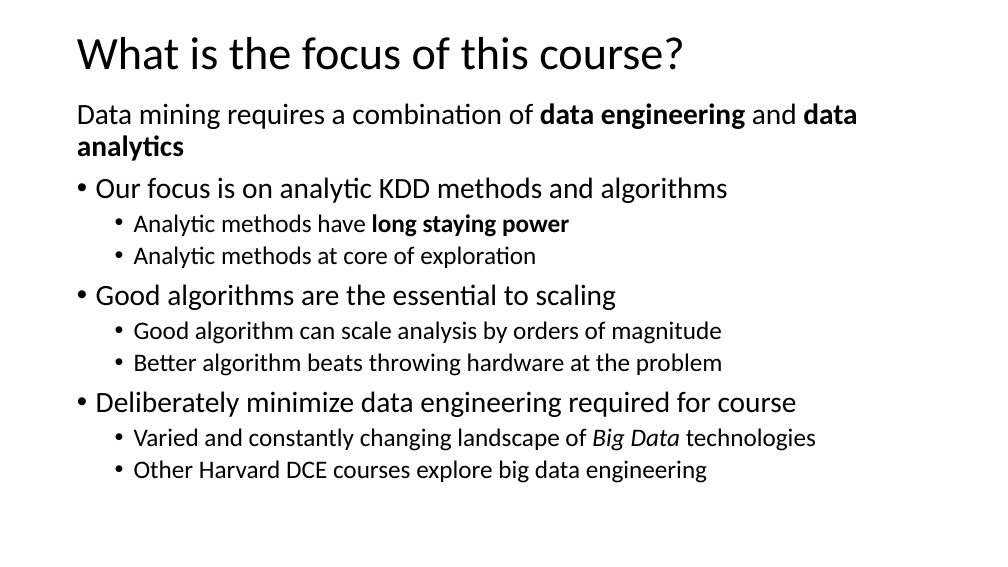
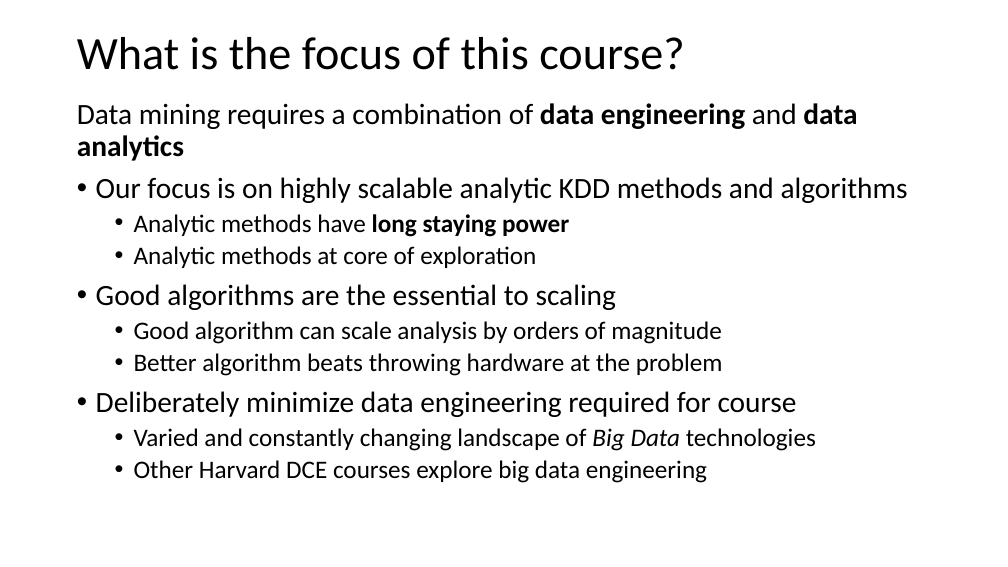
Before and after one commit to StephenElston/CSCI-E-108, a slide deck: slide 11 of slides/1_Introduction.pptx. Drawn at 1008x567 pixels with LibreOffice and Linux fonts; fonts in the diff are those of the drawing. Boxes give left, top, right and bottom in pixels: in the first picture for what was removed or moved away, otherwise in the second. Text is boxed around its words. In the diff, an @@ line names an element or a change of style, - is before the commit and + after.

```diff
--- a/slides/1_Introduction.pptx
+++ b/slides/1_Introduction.pptx
@@ text at [96,177,908,203]: text changed @@
-• Our focus is on analytic KDD methods and algorithms
+• Our focus is on highly scalable analytic KDD methods and algorithms
```
Also in this commit, not shown: 2 other slides changed.
